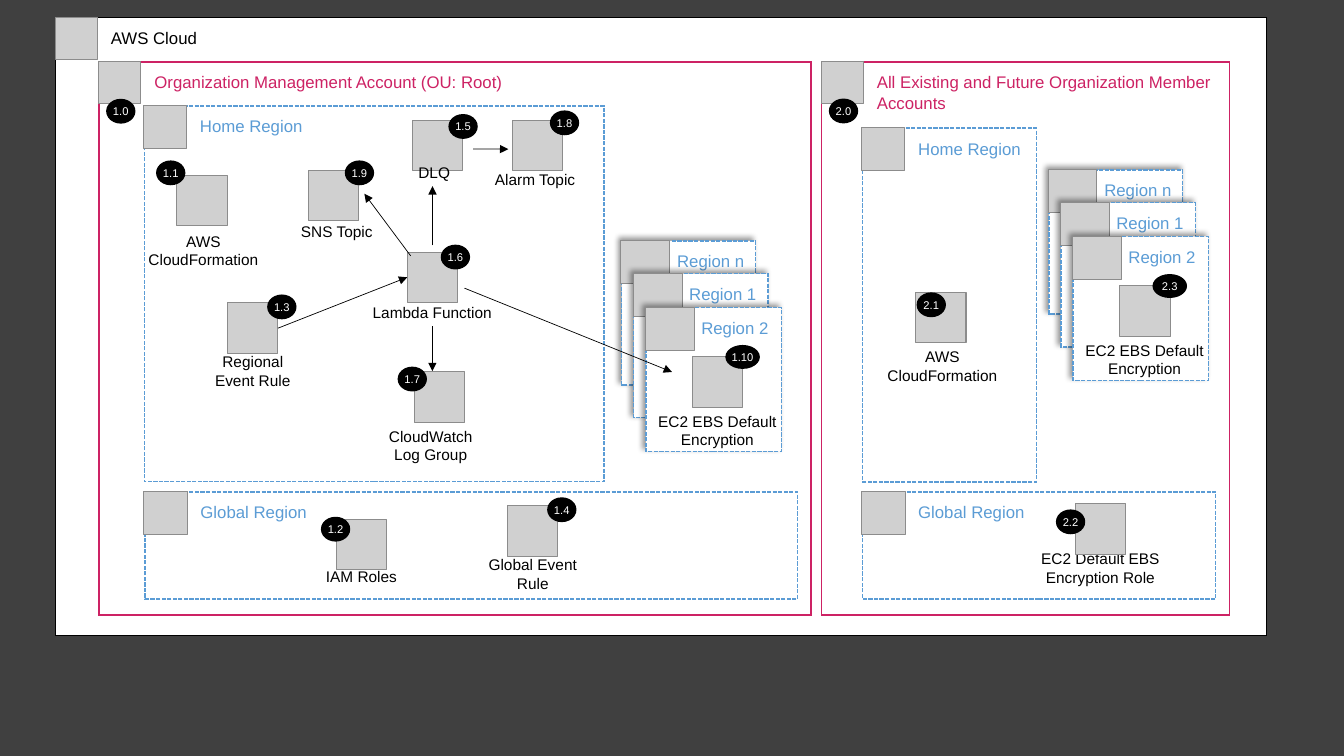
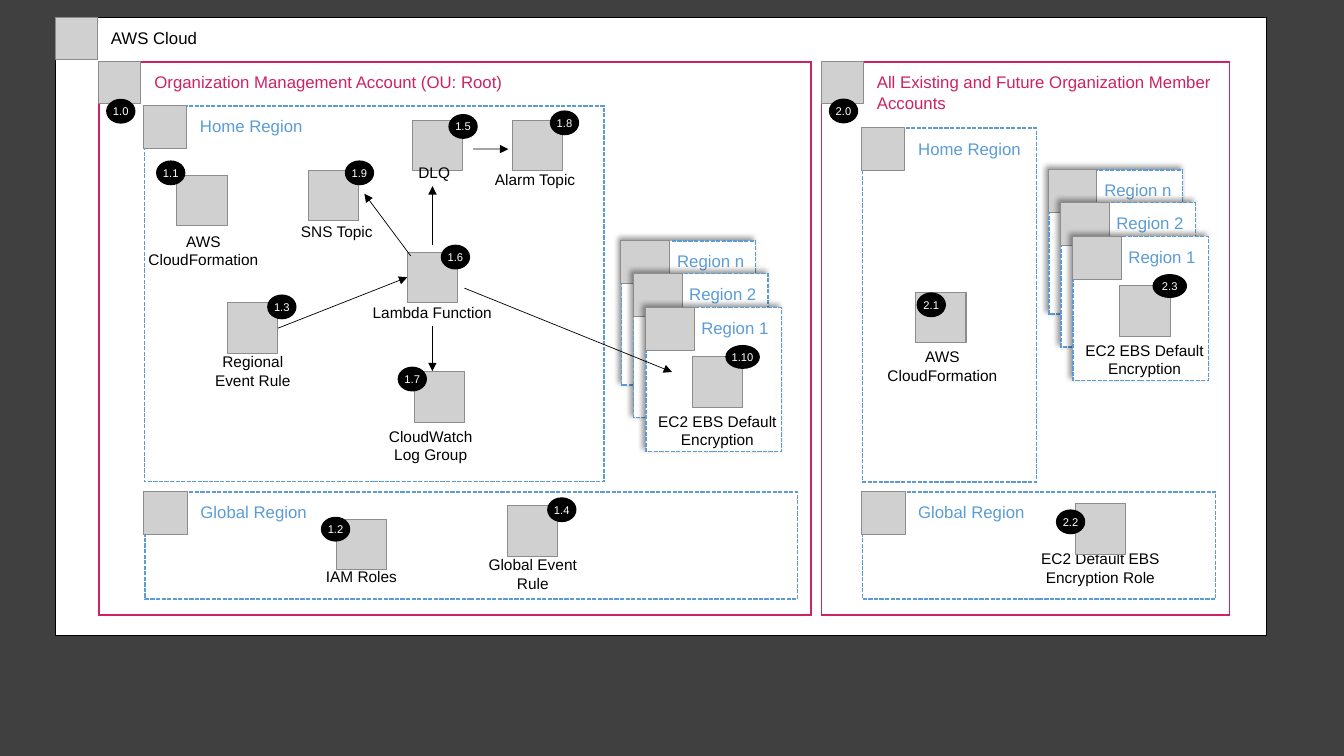
Before and after one commit to cyphronix/aws-security-reference-architecture-examples, a slide deck: slide 1 of aws_sra_examples/solutions/ec2/ec2_default_ebs_encryption/documentation/ec2-default-ebs-encryption.pptx. Drawn at 1344x756 pixels with LibreOffice and Linux fonts; fonts in the diff are those of the drawing; grey boxes stand for pictures. Boxes give left, top, right and bottom in pixels: in the first picture for what was removed or moved away, otherwise in the second. Text is boxed around its words. In the diff, an @@ line names an element or a change of style, - is before the commit and + after.

```diff
--- a/aws_sra_examples/solutions/ec2/ec2_default_ebs_encryption/documentation/ec2-default-ebs-encryption.pptx
+++ b/aws_sra_examples/solutions/ec2/ec2_default_ebs_encryption/documentation/ec2-default-ebs-encryption.pptx
@@ text in rectangle at [1116,217,1183,233]: text changed @@
-Region 1
+Region 2
@@ text in rectangle at [1128,251,1195,267]: text changed @@
-Region 2
+Region 1
@@ text in rectangle at [689,288,756,304]: text changed @@
-Region 1
+Region 2
@@ text in rectangle at [701,322,768,338]: text changed @@
-Region 2
+Region 1
```
Also in this commit, not shown: 1 other file.
